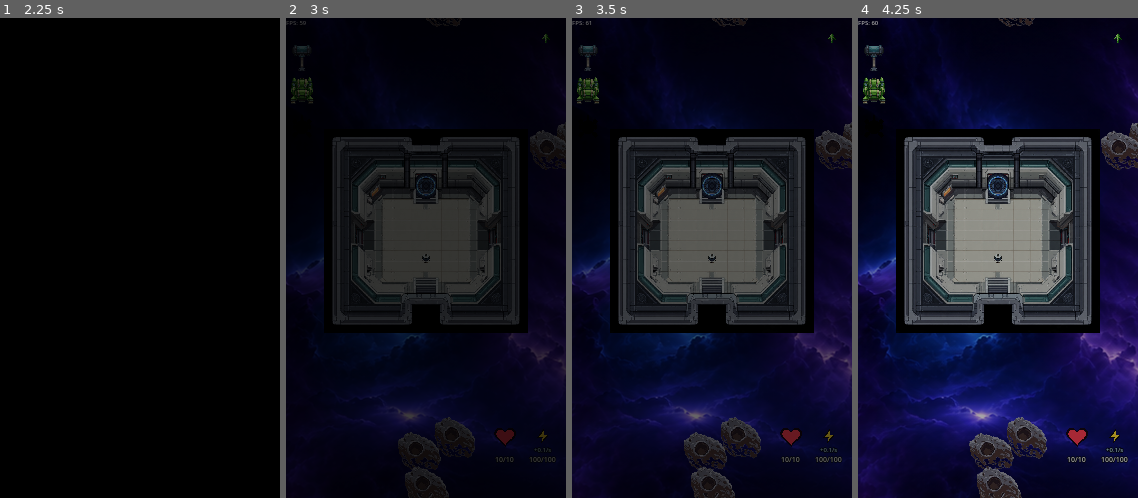
Above: before the commit, frames 1-4 (left to right).
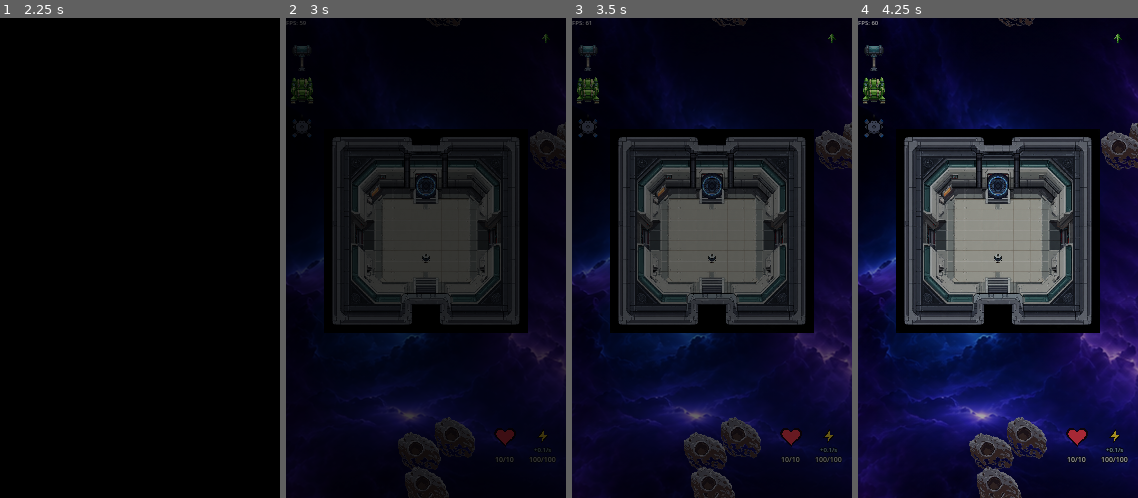
Above: after the commit, the same moments.

Repository: wildane/ShootingStar
Game: Godot game, scene res://scene/main_menu/main_menu.tscn
Two runs of this game, one before a commit and one after it. Both use one fixed random seed, a clock stepped at 60 frames per second and the inputs below.
Inputs (mouse positions are in pixels of both pictures, inside the frame that each line leads up to):
- Up to frame 1 (2.25 s): tap Enter at 0.5, 0.6 s; move the mouse to (201, 234) at 0.52 s; hold Right 0.53-1.25 s; click (201, 234) at 0.67 s; tap Space at 0.77 s; drag from (84, 282) to (126, 354) at 1.27 s; move the mouse to (140, 186) at 2.02 s; hold Right from 2.03 s (still down); tap Backspace at 2.1 s; click (140, 186) at 2.17 s
- Up to frame 2 (3 s): release Right at 2.75 s; drag from (412, 354) to (484, 234) at 2.77 s
- Up to frame 3 (3.5 s): no input
- Up to frame 4 (4.25 s): move the mouse to (1082, 330) at 3.52 s; hold Left from 3.53 s (still down); tap Ctrl at 3.6 s; tap Space at 3.77 s

Frame 1 is identical in both runs. In frame 2, less than 0.1% of the frame differs, in the area x 2-9%, y 21-25%; in frame 3, 0.1%; in frame 4, 0.2%, in the area x 2-10%, y 21-25%.

Commit message:
Tukar ikon dron OFF ke kelabu supaya nampak atas semua background
Hitam hilang atas background gelap; kelabu pertengahan kekal jelas pada
latar hitam mahupun cerah.

Diff:
--- a/scene/WeaponAttachment/Drone/DroneDeployer.gd
+++ b/scene/WeaponAttachment/Drone/DroneDeployer.gd
@@ -17,14 +17,17 @@
 
 # Warna ikon setiap jenis (sama dengan warna dron dalam game)
 const WARNA_JENIS: Array[Color] = [Color(0.45, 0.95, 1.0), Color.WHITE, Color(1.0, 0.65, 0.25)]
+# Warna ikon semasa dron OFF: kelabu pertengahan supaya nampak atas
+# background gelap (hitam) dan juga background cerah
+const WARNA_OFF: Color = Color(0.62, 0.66, 0.72, 0.95)
 
 
 func _ready() -> void:
 	pressed.connect(_on_self_pressed)
 	if spawn_icon:
 		icon = spawn_icon
-	# Belum ada dron dipilih: ikon butang utama jadi hitam (OFF)
-	self_modulate = Color.BLACK
+	# Belum ada dron dipilih: ikon butang utama jadi kelabu (OFF)
+	self_modulate = WARNA_OFF
 	# _ready() boleh berlaku semasa induk masih menyediakan anak-anak,
 	# jadi bina baris pilihan secara deferred supaya add_child() tak gagal.
 	_bina_pemilih.call_deferred()
@@ -171,11 +174,11 @@
 		_butang_jenis[i].set_pressed_no_signal(i == active_index)
 		_butang_jenis[i].modulate = Color.WHITE if i == active_index else Color(0.55, 0.55, 0.55, 0.85)
 
-	# Butang utama ikut jenis dron yang sedang aktif; OFF = hitam
+	# Butang utama ikut jenis dron yang sedang aktif; OFF = kelabu
 	if active_index >= 0 and active_index < _butang_jenis.size():
 		icon = _butang_jenis[active_index].icon
 		self_modulate = _warna_jenis(active_index)
 	else:
 		if spawn_icon:
 			icon = spawn_icon
-		self_modulate = Color.BLACK
+		self_modulate = WARNA_OFF
